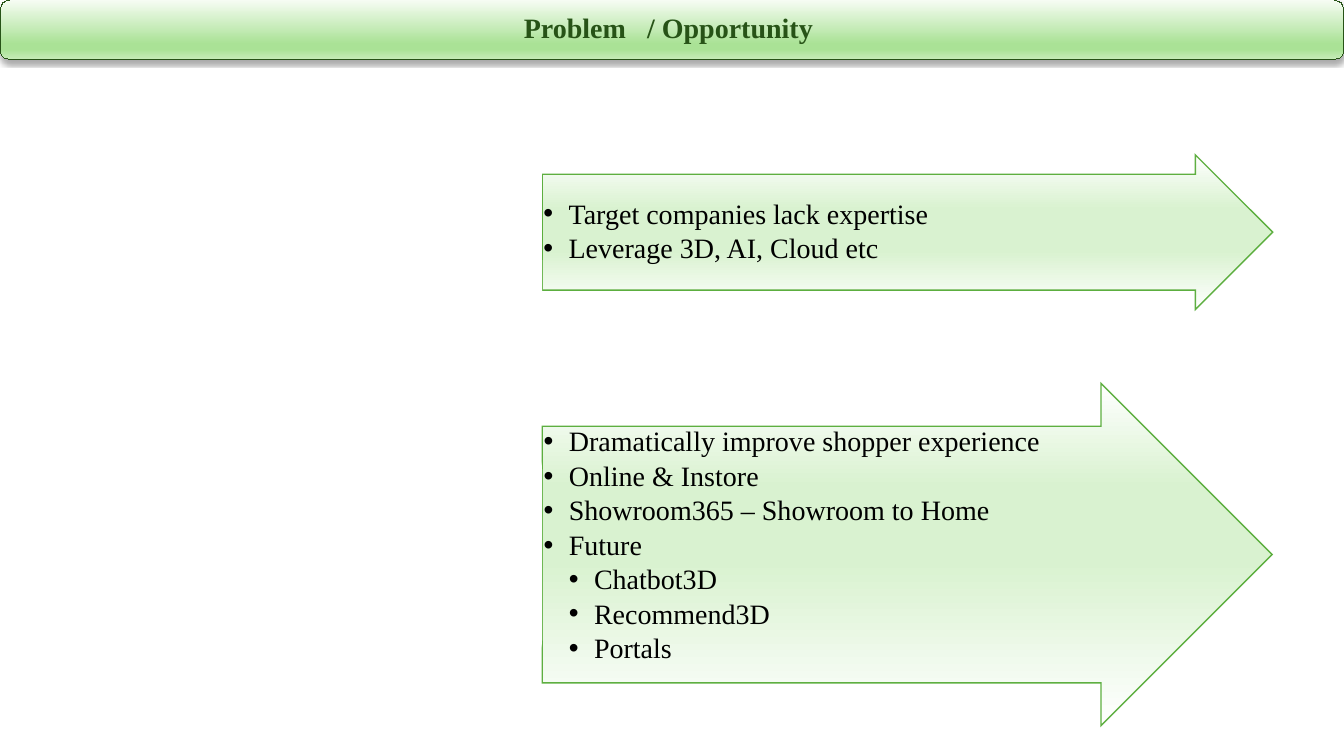
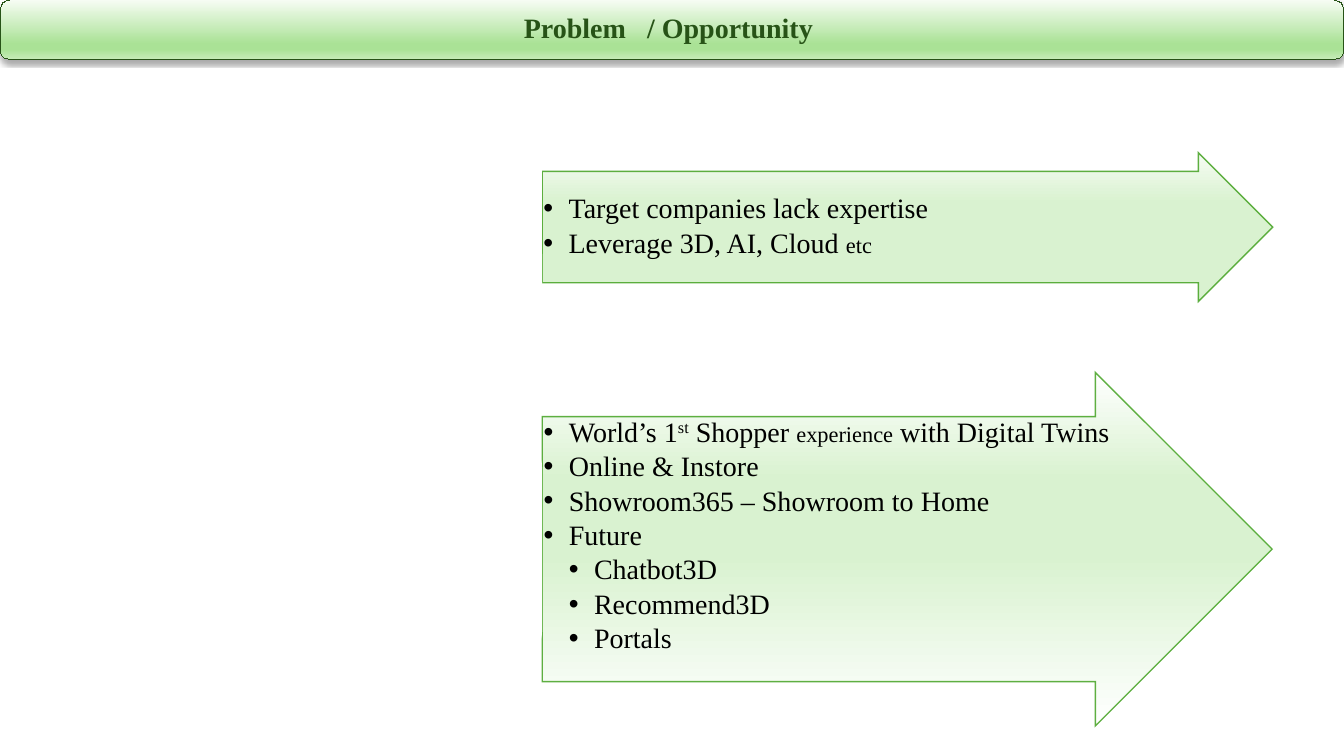
Before and after one commit to rktumuluri63/VC_RK_Investment, a slide deck: slide 3 of Agenda/Ravi_Tirumalai_VisCommerce.pptx. Drawn at 1344x756 pixels with LibreOffice and Linux fonts; fonts in the diff are those of the drawing. Boxes give left, top, right and bottom in pixels: in the first picture for what was removed or moved away, otherwise in the second. Text is boxed around its words. In the diff, an @@ line names an element or a change of style, - is before the commit and + after.

```diff
--- a/Agenda/Ravi_Tirumalai_VisCommerce.pptx
+++ b/Agenda/Ravi_Tirumalai_VisCommerce.pptx
@@ rounded rectangle: place and size @@
-rounded rectangle at (55,106,542,358)
+rounded rectangle at (55,106,542,348)
@@ right arrow: place and size @@
-right arrow at (542,155,1273,310)
+right arrow at (542,153,1273,301)
@@ right arrow at (542,153,1273,301): fill gradient #FFFFFF to #D9F2D0 to gradient #F6FCF3 to #D9F2D0 @@
@@ text at (569,233,872,258): size 20 to 16 pt in "etc" @@
@@ right arrow: place and size @@
-right arrow at (542,383,1272,726)
+right arrow at (542,372,1272,726)
@@ text "World’s 1st Shopper experience with ...": place and size @@
-text "World’s 1st Shopper experience with ..." at (569,431,1039,659)
+text "World’s 1st Shopper experience with ..." at (569,422,1109,649)
@@ rounded rectangle: place and size @@
-rounded rectangle at (55,429,542,681)
+rounded rectangle at (55,429,542,670)
@@ text at (569,422,1109,447): text changed @@
-  • Dramatically improve shopper experience
+  • World’s 1st Shopper experience with Digital Twins
```
Also in this commit, not shown: 1 other slide changed.
